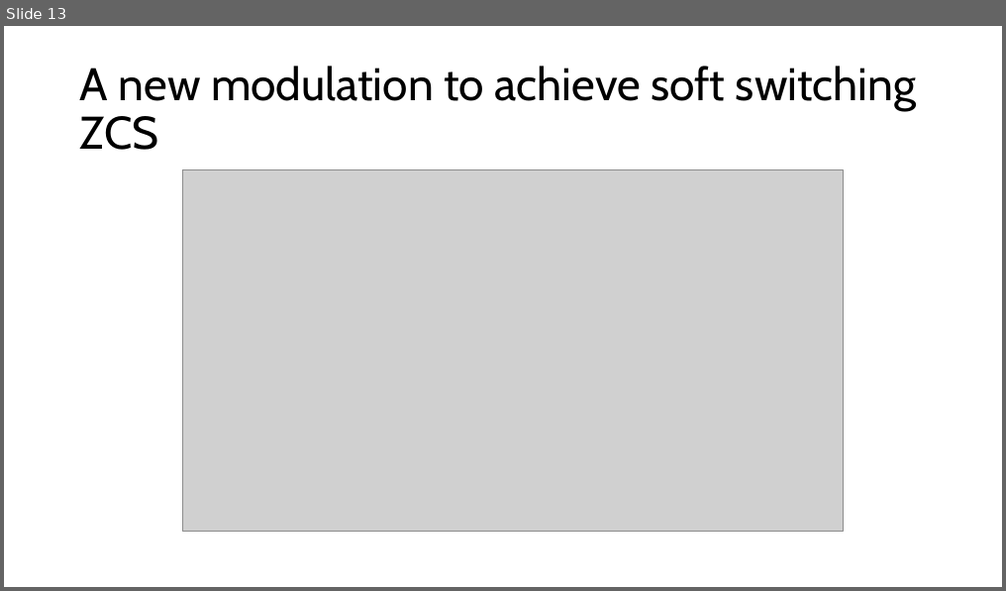
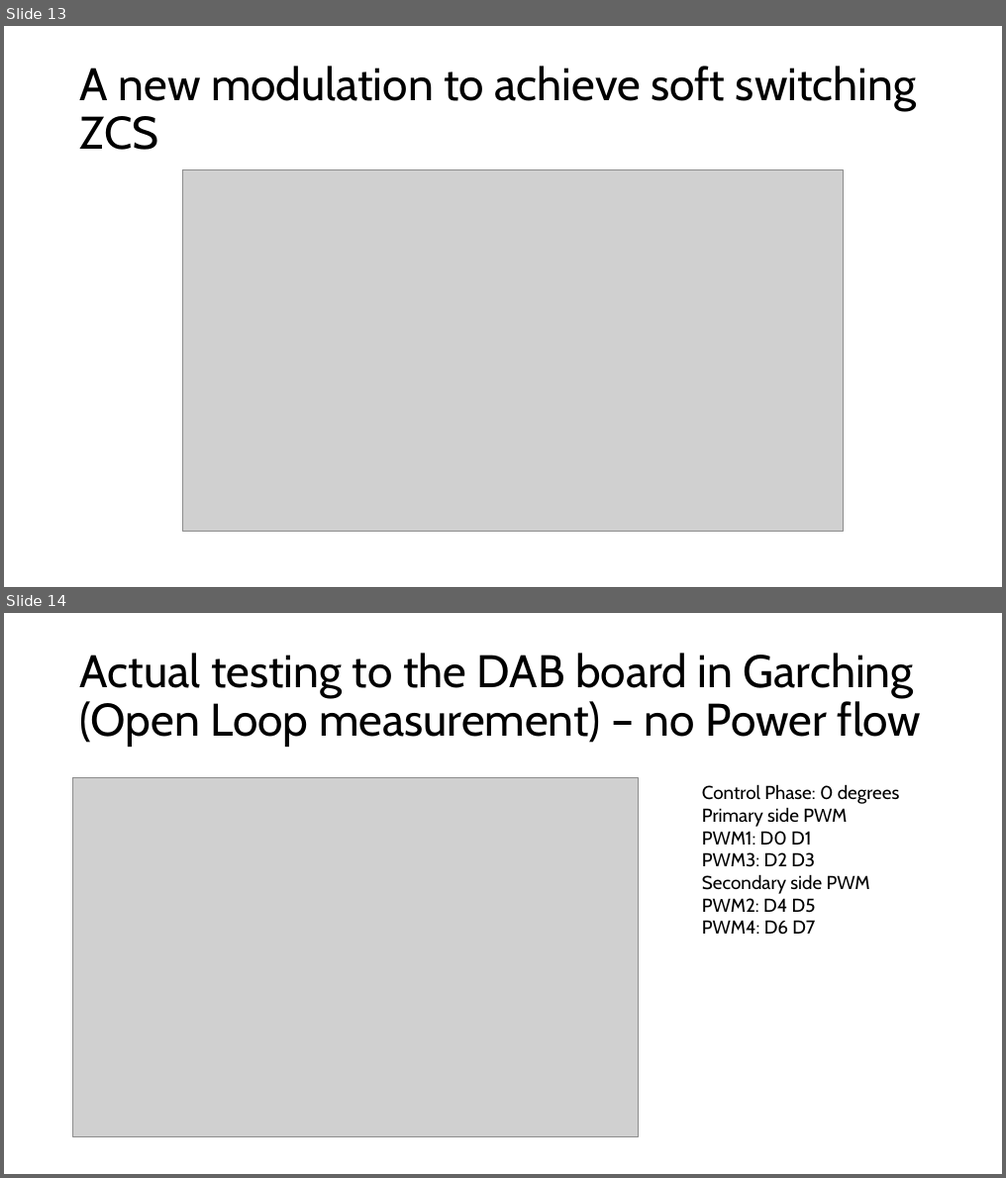
Before and after one commit to microchip-pic-avr-examples/dspic33ck-power-dcdc-dual-active-bridge-development-platform, a slide deck: dab_development.pptx. Shown one above the other, each under a label of ours: slide 13 before the commit, slides 13 and 14 after it. The pictures are 1006x591 and 1006x1178 pixels, drawn with LibreOffice and Linux fonts; fonts in the diff are those of the drawing; grey boxes stand for pictures. Boxes give left, top, right and bottom in pixels: in the first picture for what was removed or moved away, otherwise in the second. Text is boxed around its words. In the diff, an @@ line names an element or a change of style, - is before the commit and + after.

```diff
--- a/dab_development.pptx
+++ b/dab_development.pptx
@@ slide 14 added at [4,613,1002,1174], background #FFFFFF @@
@@ title added at [80,653,922,747], 44 pt, text #000000 @@
+Actual testing to the DAB board in Garching (Open Loop measurement) – no Power flow
@@ picture added at [73,777,639,1137] @@
@@ text added at [702,784,900,935], 18 pt, text #000000 @@
+Control Phase: 0 degrees
+Primary side PWM
+PWM1: D0 D1
+PWM3: D2 D3
+Secondary side PWM
+PWM2: D4 D5
+PWM4: D6 D7
```
Also in this commit, not shown: 2 other slides added, 1 slide removed, 5 other files.
